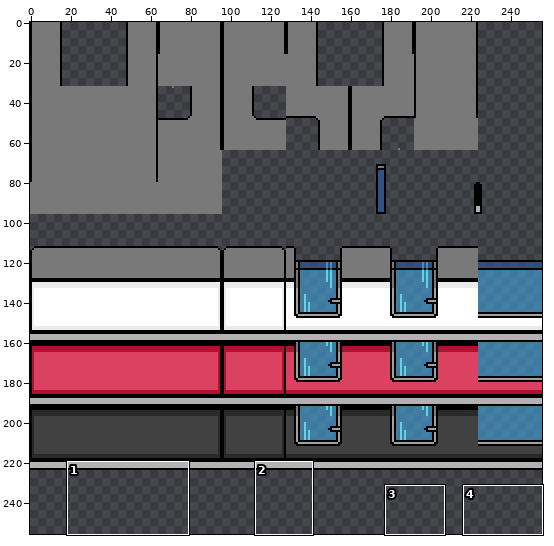
Sprite sheet -- Z-wall-tiles.png. Above: a wide view before the commit, with the close-up outlined.
Close-up. Before:
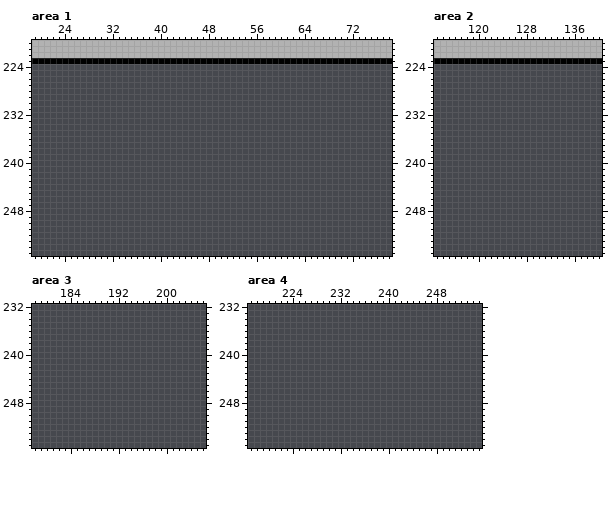
The file is 256x256 pixels. Colours within 5 levels of each other are drawn and written as one. Shown: area 1: x 19..78, y 220..255; area 2: x 113..140, y 220..255; area 3: x 178..206, y 232..255; area 4: x 217..255, y 232..255.
New version:
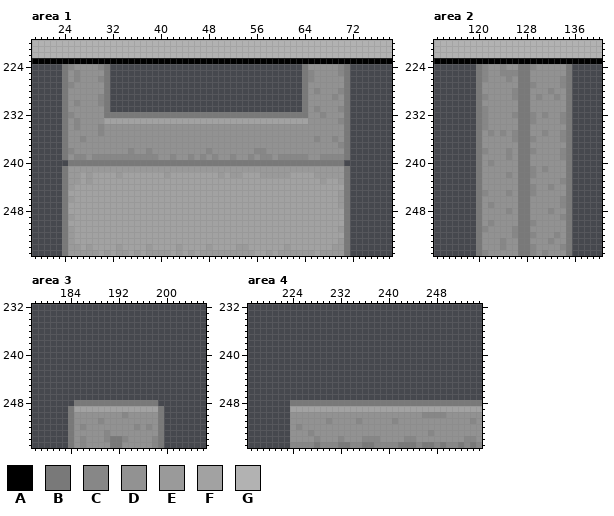
Palette (. is transparent): A #000000  B #797979  C #878787  D #929292  E #9a9a9a  F #a2a2a2  G #b2b2b2
Change:
Changed rows in their new state; - is an unchanged pixel.
Area 1:
first column x 24:
224 BCDDDDCB--------------------------------BDDDDDCB
225 BDCDDDDB--------------------------------BCDDDDCB
226 BDCDDDCB--------------------------------BCDDDDDB
227 BCDDDDDB--------------------------------BDDDDDDB
228 BDDDDDDB--------------------------------BDCDDDCB
229 BDDDDDCB--------------------------------BDDDDCDB
230 BDCDDDCB--------------------------------BDDDDDDB
231 BDDDDDDB--------------------------------BDCDDDCB
232 BCDDDDDBBBBBBBBBBBBBBBBBBBBBBBBBBBBBBBBBBDDCDDDB
233 BDCDDDDFFFFFFFFFFFFFFFFFFFFFFFFFFFFFFFFFFDDDDDCB
234 BDCDDDCDDDDDDDDDDDDDDDDDDDDDDDDDDDDDDDDDDDDDDDDB
235 BDDDDDCDDDDDDDDDDDDDDDDDDDDDDDDDDDDDDDDDDDDDDDDB
236 BDDCDDDDDDDDDDDDDDDDDDDDDDDDDDDDDDDDDDDDDDCDDCDB
237 BDDDDDDDDDDDDDDDDDDDDDDDDDDDDDDDDDDDDDDDDDDDDDCB
238 BCDDDDDDDDDCDDCDDDDDDDDDCDDDDDDDCCDDDDDDDDDDDDDB
239 BDCCDCCCCCCCCCCCDDCDDCDCDCDDCDDCDCCDCCCCCDDCCCCB
240 -BBBBBBBBBBBBBBBBBBBBBBBBBBBBBBBBBBBBBBBBBBBBBB-
241 BEEEEEEEEEEEEEEEEEEEEEEEEEEEEEEEEEEEEEEEEEEEEEEB
242 BEEFEFFFFEFFFFFFFEFFFFFFFFEFEEFFFEEEEEFFFFEEEEEB
243 BEEFEFFFFFFFFFFFFFFFFFFFFFFFFFFFFFFFFFFFFFFEFFEB
244 BEFFFFFFFFFFFFFFFFFFFFFFFFFFFFFFFFFFFFFFFFFFFFFB
245 BFFFFFFFFFFFFFFFFFFFFFFFFFFFFFFFFFFFFFFFFFFFFFEB
246 BEFFFFFFFFFFFFFFFFFFFFFFFFFFFFFFFFFFFFFFFFFFFFEB
247 BFFFFFFFFFFFFFFFFFFFFFFFFFFFFFFFFFFFFFFFFFFFFFEB
248 BFFFFFFFFFFFFFFFFFFFFFFFFFFFFFFFFFFFFFFFFFFFFFFB
249 BEFFFFFFFFFFFFFFFFFFFFFFFFFFFFFFFFFFFFFFFFFFFFFB
250 BFFFFFFFFFFFFFFFFFFFFFFFFFFFFFFFFFFFFFFFFFFFFFFB
251 BEFFFFFFFFFFFFFFFFFFFFFFFFFFFFFFFFFFFFFFFFFFFFEB
252 BEFFFFFFFFFFFFFFFFFFFFFFFFFFFFFFFFFFFFFFFFFFFFFB
253 BEFFFFFFFFFFFFFFFFFFFFFFFFFFFFFFFFFFFFFFFFFFFFEB
254 BEEFEFFFFEFFFFEFFFFEFFFFEFFFFEEFFFFFFEFFFFFFFEEB
255 BEEEEEFEFEEFEFEEEEFEFEFEEEEEEEEEFFEFEEEEEEFEEEEB
Area 2:
first column x 120:
224 BCDDCDDBBCDDDDDB
225 BCDDCCCBBDDDDDDB
226 BCDDDCDBBDDDDDCB
227 BDDDDDDBBCDDDDCB
228 BDDDDDCBBDDDCDDB
229 BCDDDDCBBDCDDCDB
230 BDDDDDDBBDDDDDDB
231 BCDDDDDBBDDDDDDB
232 BCDDDDCBBCDCDDCB
233 BCDDDDDBBCDDDDCB
234 BCDDDDDBBDDDDDDB
235 BDCDCDCBBDDCDDCB
236 BDDDDDCBBCDDDDCB
237 BDDDDDDBBDDDDDDB
238 BCDDDCDBBCDDDDCB
239 BDDDDCDBBDDDDDCB
240 BDCDDDDBBDDDDDDB
241 BDDDDDDBBCDCDDDB
242 BDDDDCDBBCDDDDDB
243 BDDDDDDBBDDDDDCB
244 BDDDDDDBBCDDCDDB
245 BCDDDCDBBCDDDDDB
246 BDDDDDDBBDDDDDCB
247 BDCDDDDBBDDDDDCB
248 BDDDDCDBBDDDCDDB
249 BDDDDDDBBDDDDDCB
250 BDCDDDDBBCDDDDDB
251 BCDDDDCBBDDDDDDB
252 BDDDDDCBBCDDDCDB
253 BDDDCDDBBDDDCDDB
254 BDDDCDDBBCDDDDCB
255 BCDDDDDBBCDCDDDB
Area 3:
first column x 184:
248 -BBBBBBBBBBBBBB-
249 BFFFFFFFFFFFFFFB
250 BDDDDDDDDCDDDDDB
251 BDDDDCDDDDDDDDDB
252 BDCDDDDDDDDCDCDB
253 BDDDDDCDDDDDDDDB
254 BDCDDDCBBCDDDDCB
255 BDCDDDDBBDDDDDCB
Area 4:
first column x 224:
248 BBBBBBBBBBBBBBBBBBBBBBBBBBBBBBBB
249 FFFFFFFFFFFFFFFFFFFFFFFFFFFFFFFF
250 DDDDDDDDDDDDDDDDDDDDDDCCCCDDDDDD
251 DDDDDDCDDDDCDDDDDCDDDDDDDDDDDDCD
252 DCDDDDDDDDDDDDDDDDDDDDDDDDDDDDDD
253 DDDCDDDDDDDDDDDDDDDDDDDCDDDDDDDD
254 DDDDCDDDCDDDCCCDDDDCCDDDDDDDDCCD
255 CCCCBCCCBBCCBBCCCCBBBCBBCBCCBCBC
Changed places in both close-ups, as pixel boxes (x1, y1, x2, y2):
added: (62, 64, 350, 256)
added: (476, 64, 572, 256)
added: (68, 400, 164, 448)
added: (290, 400, 482, 448)
